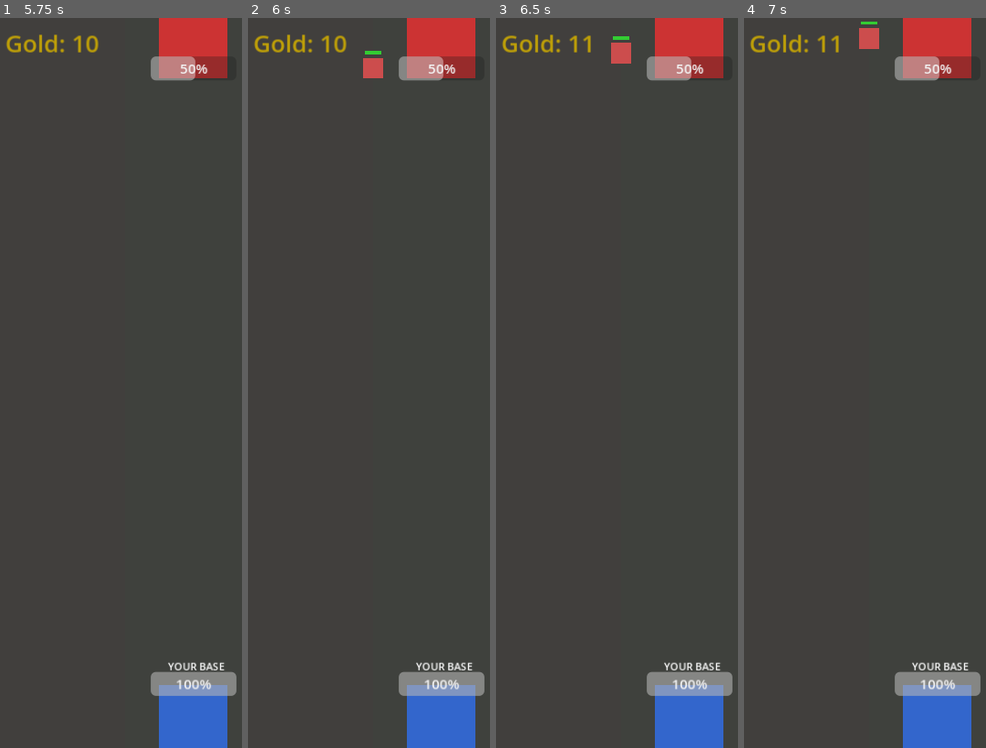
Above: before the commit, frames 1-4 (left to right).
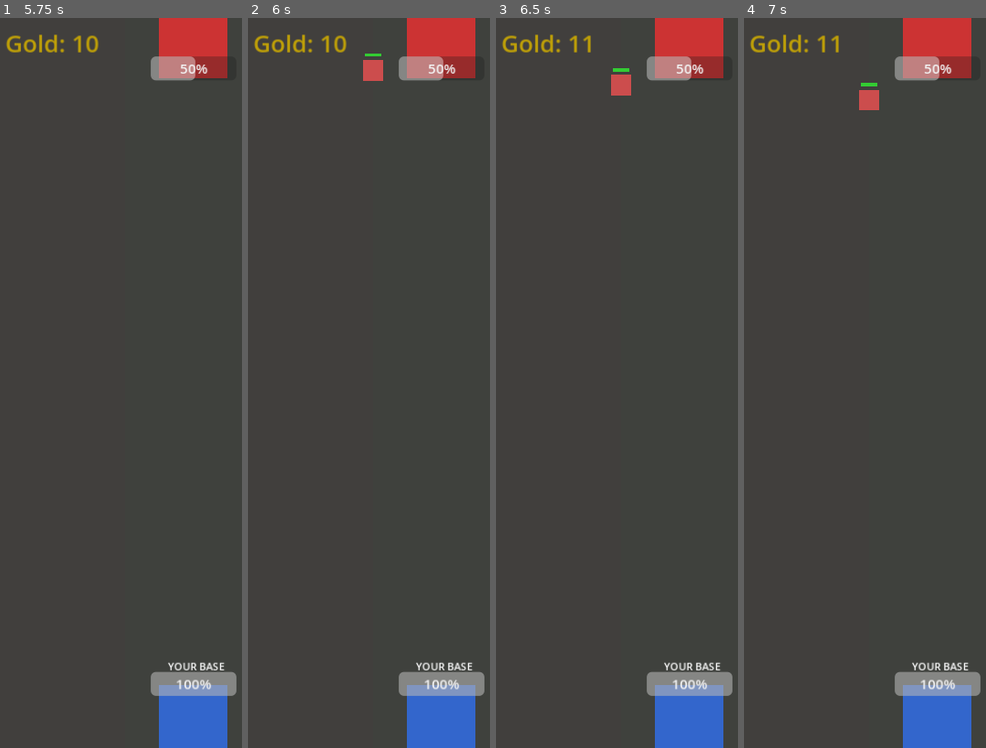
Above: after the commit, the same moments.

Repository: markroadley/godot-hello
Game: Godot game, scene res://scenes/gameplay.tscn
Same seed, same stepped clock (60 frames per second), same inputs: the game is played once before the commit and once after it.
Inputs (mouse positions are in pixels of both pictures, inside the frame that each line leads up to):
- Up to frame 1 (5.75 s): tap Enter at 0.5, 2, 3.5 s; move the mouse to (outside the picture) at 0.52 s; click (outside the picture) at 0.67 s; tap Space at 1.25, 2.75, 4.25 s; move the mouse to (111, 419) at 1.27 s; click (111, 419) at 1.42 s; move the mouse to (234, 222) at 2.02 s; click (234, 222) at 2.17 s; move the mouse to (174, 529) at 2.77 s; click (174, 529) at 2.92 s; move the mouse to (outside the picture) at 3.52 s; click (outside the picture) at 3.67 s; move the mouse to (70, 273) at 4.27 s; click (70, 273) at 4.42 s; move the mouse to (212, 383) at 5.02 s; click (212, 383) at 5.17 s
- Up to frame 2 (6 s): move the mouse to (381, 200) at 5.77 s; click (381, 200) at 5.92 s
- Up to frame 3 (6.5 s): no input
- Up to frame 4 (7 s): move the mouse to (outside the picture) at 6.52 s; click (outside the picture) at 6.67 s

Frame 1 is identical in both runs. In frame 2, less than 0.1% of the frame differs, in the area x 47-56%, y 4-9%; in frame 3, 0.5%, in the area x 47-56%, y 2-11%; in frame 4, 0.5%.
Error before the commit: Invalid access to property or key 'team' on a base object of type 'Node'. (res://src/units/mini.gd:68)
Error after the commit: Invalid access to property or key 'team' on a base object of type 'Node'. (res://src/units/mini.gd:71)

Commit message:
Fix enemy movement and tap detection

Diff:
--- a/scenes/gameplay.tscn
+++ b/scenes/gameplay.tscn
@@ -138,7 +138,7 @@
 anchors_preset = 15
 anchor_right = 1.0
 anchor_bottom = 1.0
-offset_top = -854.0
+offset_bottom = -120.0
 grow_horizontal = 2
 grow_vertical = 2
 mouse_filter = 2
--- a/src/units/mini.gd
+++ b/src/units/mini.gd
@@ -56,8 +56,11 @@
 		else:
 			move_toward_target(target.global_position, delta)
 	else:
-		# Move toward enemy base
-		move_toward_base(delta)
+		# Move toward enemy base - straight down (enemy) or up (player)
+		if team == 1:  # Enemy moves DOWN toward player base at y=820
+			global_position.y += move_speed * delta
+		else:  # Player moves UP toward enemy base at y=30
+			global_position.y -= move_speed * delta
 
 func find_target() -> Node2D:
 	var targets = get_tree().get_nodes_in_group("minis")
@@ -75,8 +78,10 @@
 	if not nearest:
 		var bases = get_tree().get_nodes_in_group("bases")
 		for b in bases:
-			if b.team != team:
+			if b.team != team and is_instance_valid(b):
 				return b
+
+	return nearest
 
 	return nearest
 
